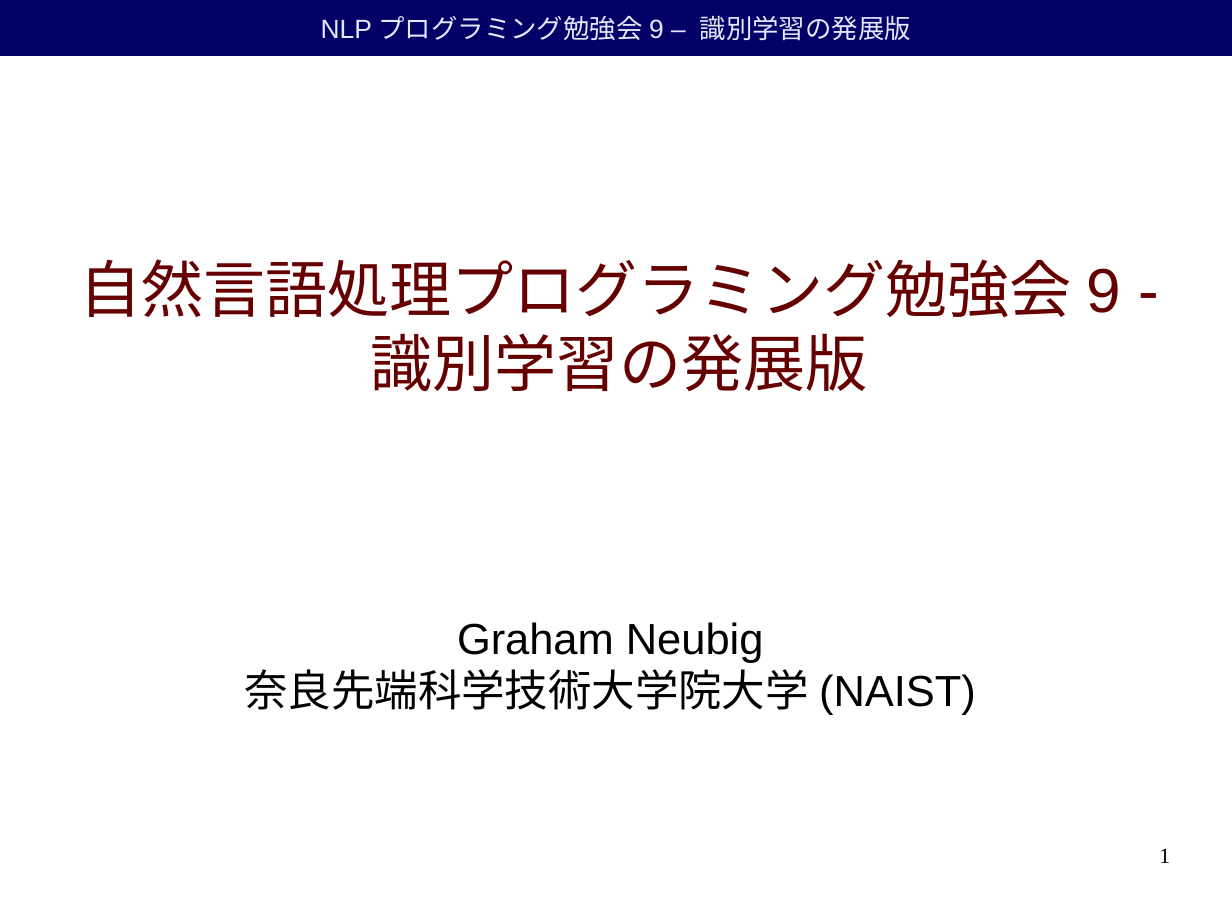
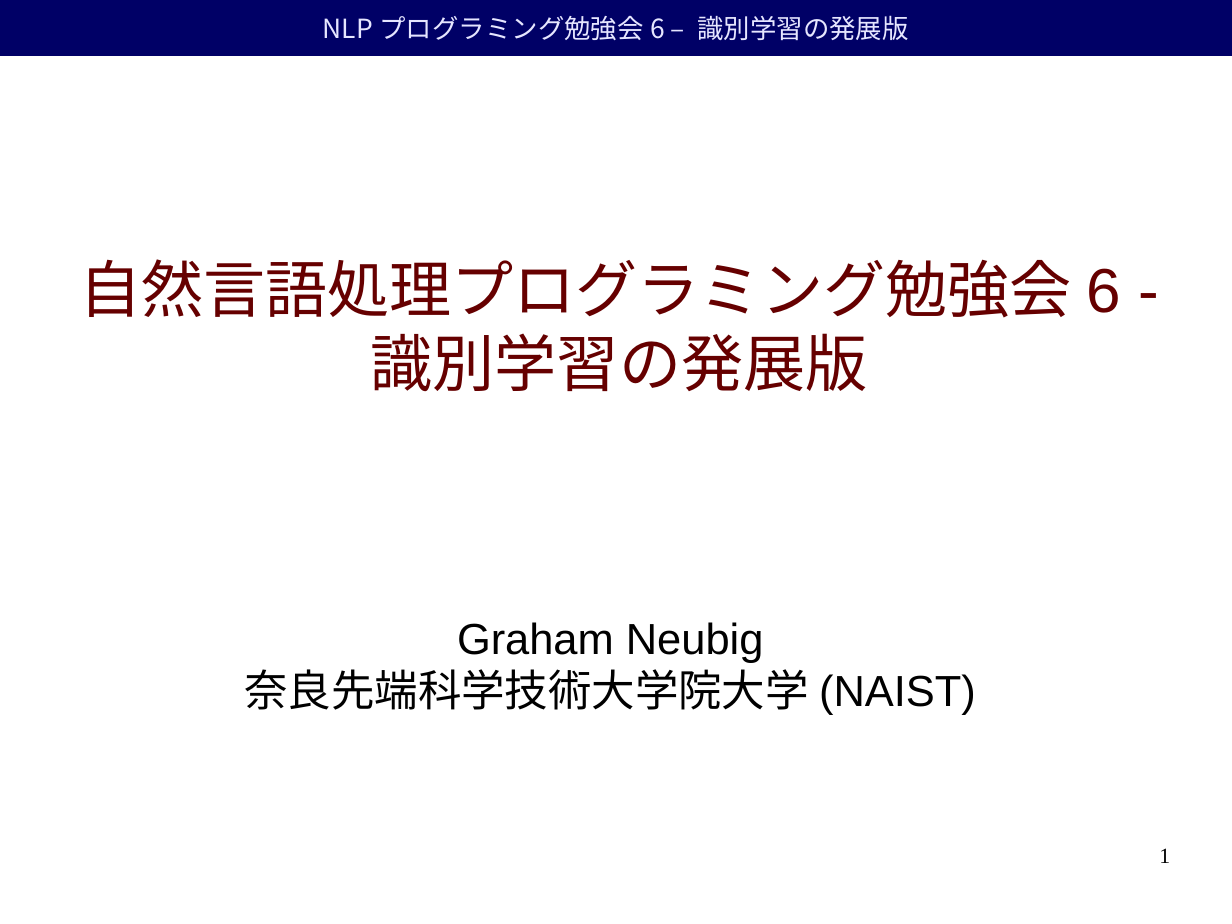
Before and after one commit to duffrind/nlppractice, a slide deck: slide 1 of download/06-discriminative/nlp-programming-ja-06-discriminative.odp. Drawn at 1232x924 pixels with LibreOffice and Linux fonts; fonts in the diff are those of the drawing; background and template pictures are left out. Boxes give left, top, right and bottom in pixels: in the first picture for what was removed or moved away, otherwise in the second. Text is boxed around its words. In the diff, an @@ line names an element or a change of style, - is before the commit and + after.

```diff
--- a/download/06-discriminative/nlp-programming-ja-06-discriminative.odp
+++ b/download/06-discriminative/nlp-programming-ja-06-discriminative.odp
@@ text in rectangle at box(697, 15, 908, 41): text changed; font Arial to Noto Sans CJK JP @@
-NLPプログラミング勉強会9 – 識別学習の発展版
+NLPプログラミング勉強会6 – 識別学習の発展版
@@ title at box(79, 259, 1121, 391): text changed @@
-自然言語処理プログラミング勉強会9 -
-識別学習の発展版
+自然言語処理プログラミング勉強会6 -
+識別学習の発展版
```
Also in this commit, not shown: 26 other slides changed, 7 slides added, 11 slides removed, 3 other files.
